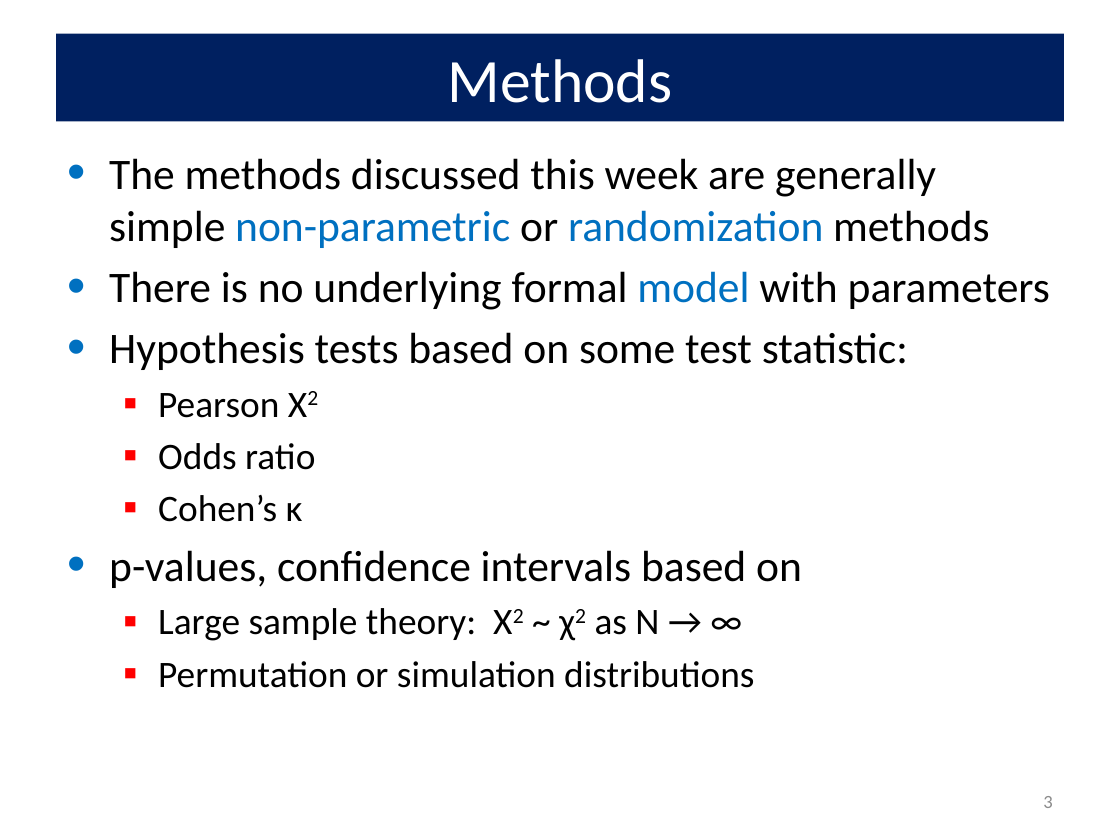
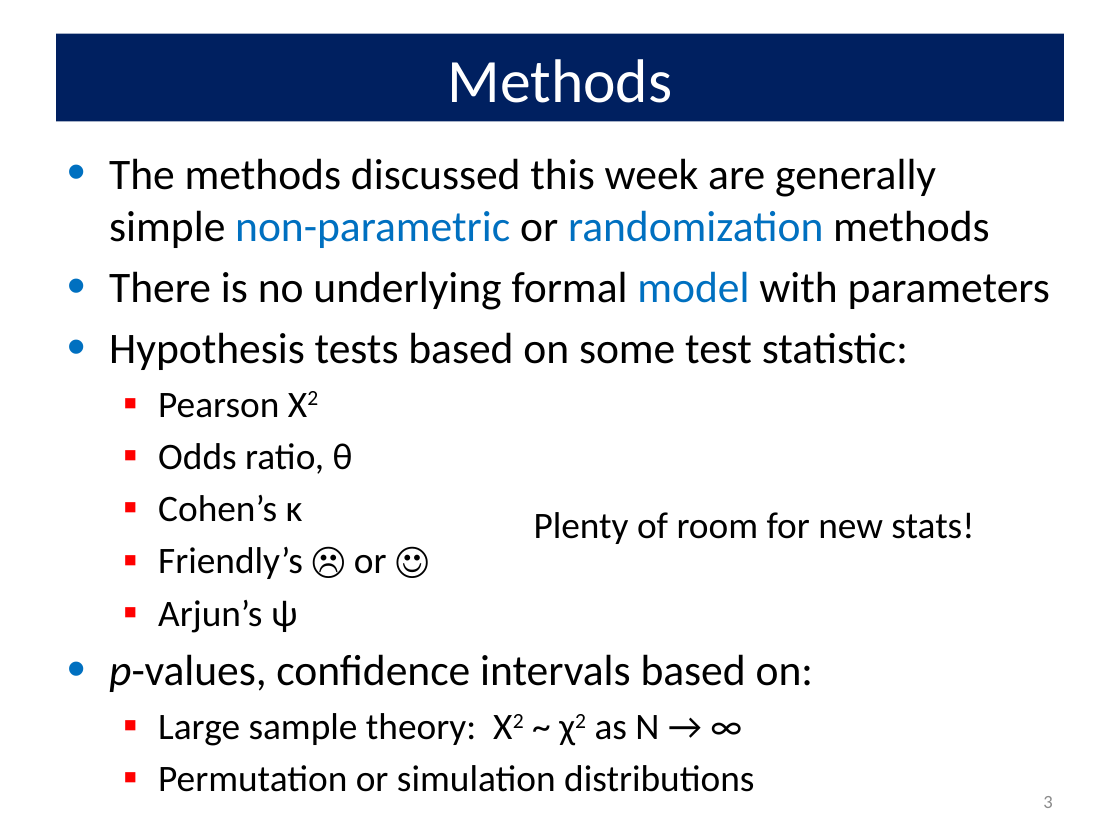
Before and after one commit to friendly/psy6136, a slide deck: slide 3 of lectures/03-Twoway1.pptx. Drawn at 1120x840 pixels with LibreOffice and Linux fonts; fonts in the diff are those of the drawing. Boxes give left, top, right and bottom in pixels: in the first picture for what was removed or moved away, otherwise in the second. Text is boxed around its words. In the diff, an @@ line names an element or a change of style, - is before the commit and + after.

```diff
--- a/lectures/03-Twoway1.pptx
+++ b/lectures/03-Twoway1.pptx
@@ text at bbox=[158, 443, 353, 474]: text changed @@
-  ▪ Odds ratio
+  ▪ Odds ratio, θ
@@ text added at bbox=[534, 512, 974, 544], 24 pt, text #000000 @@
+Plenty of room for new stats!
@@ text at bbox=[109, 546, 813, 692]: text changed @@
-• p-values, confidence intervals based on
+  ▪ Friendly’s ☹ or ☺
+  ▪ Arjun’s ψ
+• p-values, confidence intervals based on:
```
Also in this commit, not shown: 14 other slides changed, 2 slides added, 18 other files.
